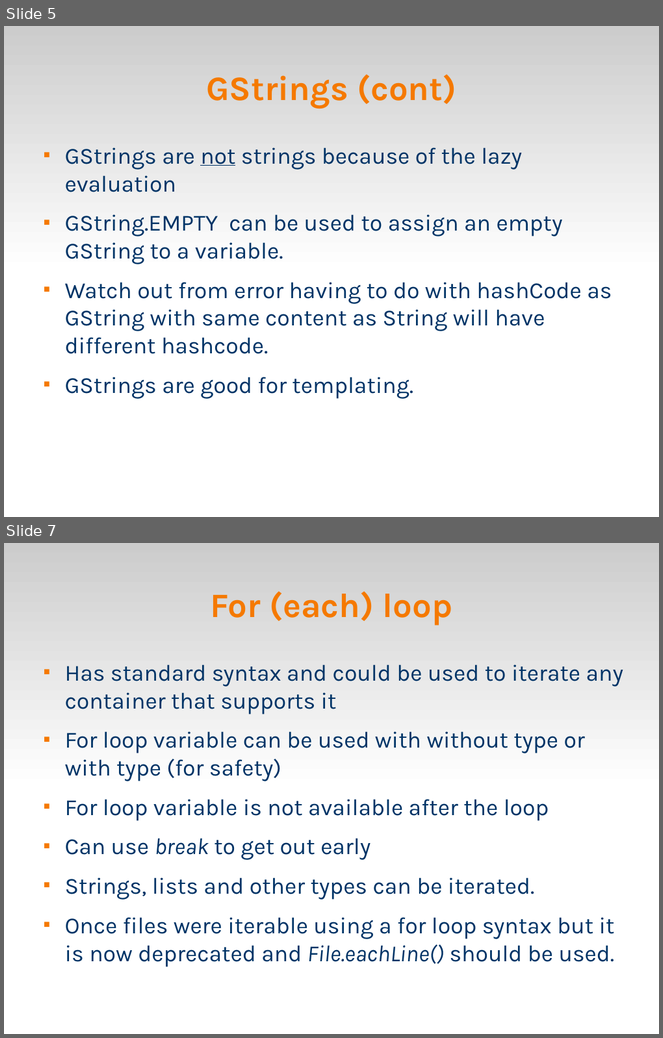
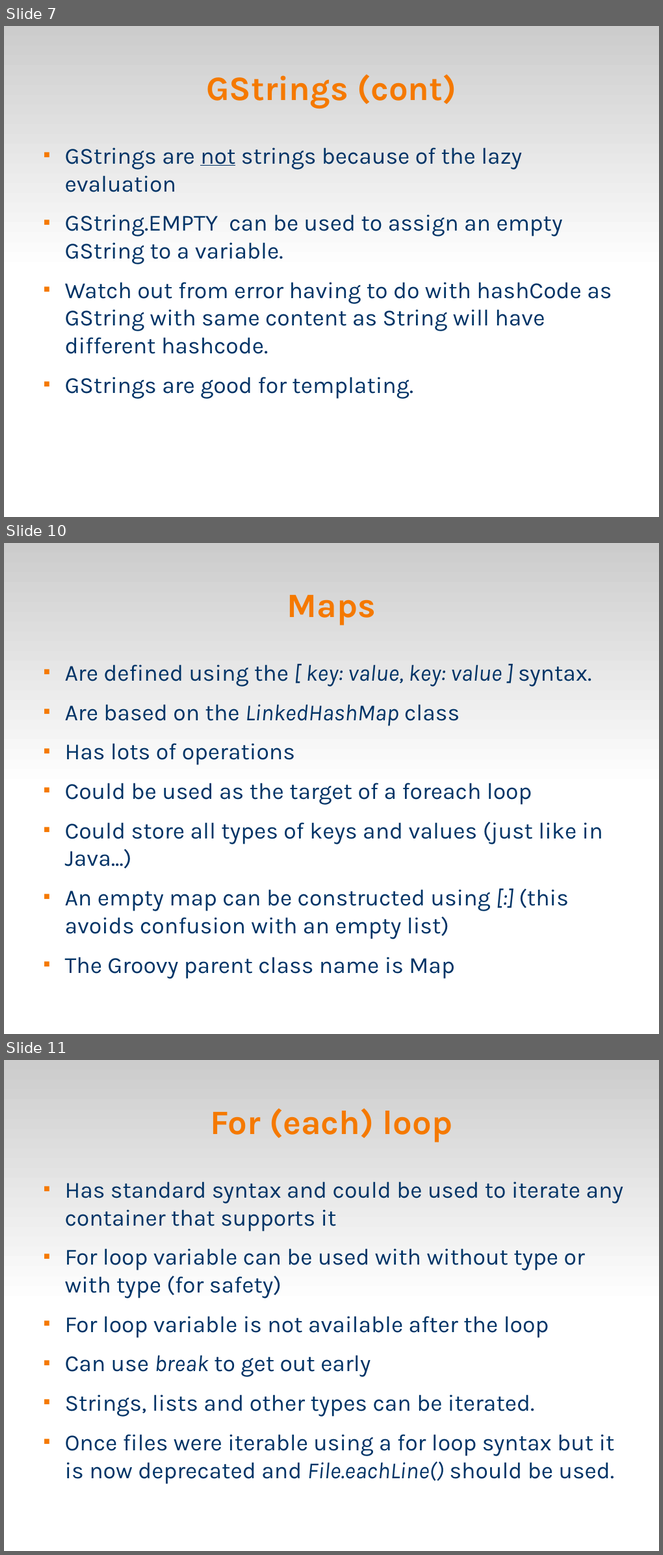
Before and after one commit to veltzer/demos, a slide deck: groovy/groovy.odp. Shown one above the other, each under a label of ours: slides 5 and 7 before the commit, slides 7, 10 and 11 after it; the slides between them are not shown. The pictures are 663x1038 and 663x1555 pixels, drawn with LibreOffice and Linux fonts; fonts in the diff are those of the drawing. Boxes give left, top, right and bottom in pixels: in the first picture for what was removed or moved away, otherwise in the second. Text is boxed around its words. In the diff, an @@ line names an element or a change of style, - is before the commit and + after.

```diff
--- a/groovy/groovy.odp
+++ b/groovy/groovy.odp
@@ slide 10 added at (x1=4, y1=543, x2=659, y2=1034), background #FFFFFF; not listed: 1 template element that a slide beside it also shows @@
@@ title added at (x1=287, y1=595, x2=376, y2=626), 41.4 pt, text #F57900, bold @@
+Maps
@@ text added at (x1=65, y1=665, x2=603, y2=979), 28 pt, text #003366 @@
+■ Are defined using the [ key: value, key: value ] syntax.
+■ Are based on the LinkedHashMap class
+■ Has lots of operations
+■ Could be used as the target of a foreach loop
+■ Could store all types of keys and values (just like in Java...)
+■ An empty map can be constructed using [:] (this avoids confusion with an empty list)
+■ The Groovy parent class name is Map
@@ what was slide 5 is now slide 7 @@
@@ what was slide 7 is now slide 11 @@
```
Also in this commit, not shown: 4 slides changed, 3 other slides added, 10 other files.
